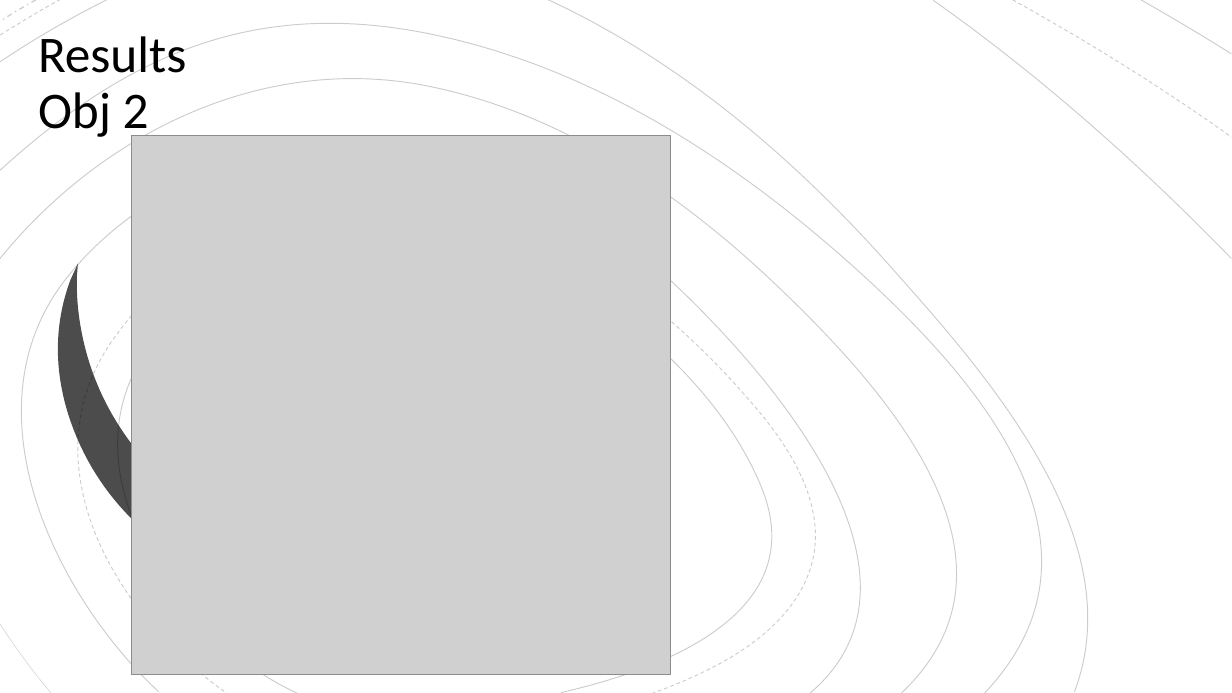
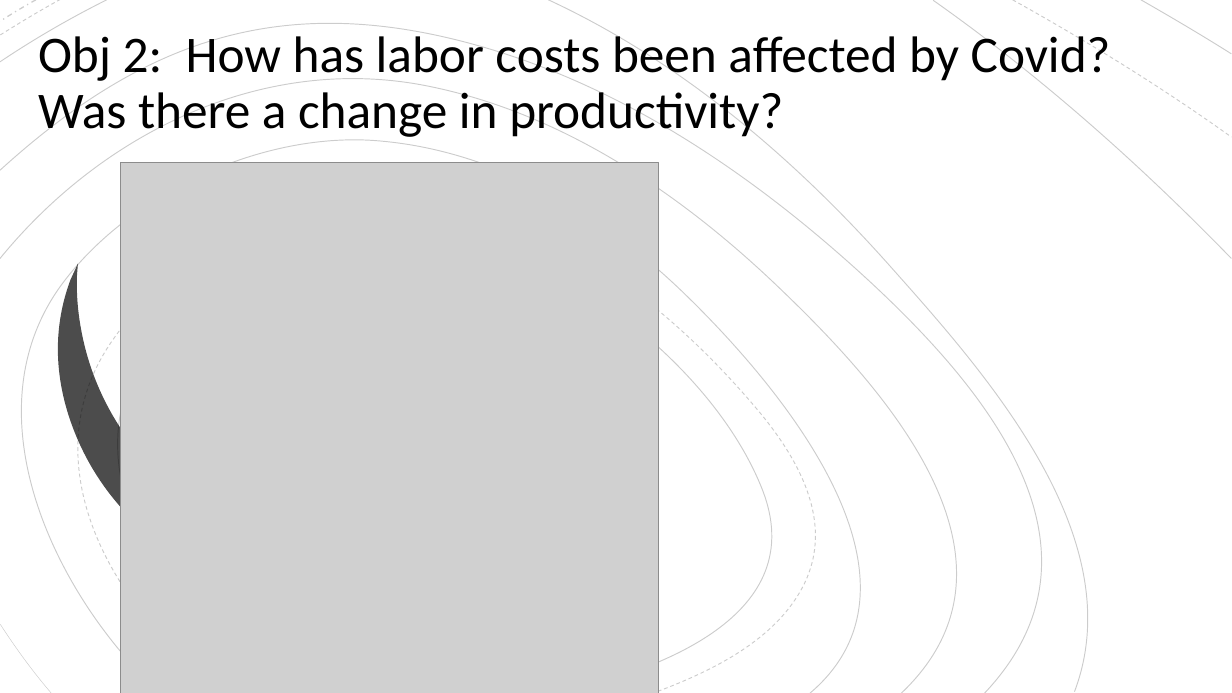
Before and after one commit to East-Coast-Collaboration/Final-Project, a slide deck: slide 7 of Presentation.pptx. Drawn at 1232x693 pixels with LibreOffice and Linux fonts; fonts in the diff are those of the drawing; grey boxes stand for pictures. Boxes give left, top, right and bottom in pixels: in the first picture for what was removed or moved away, otherwise in the second. Text is boxed around its words. In the diff, an @@ line names an element or a change of style, - is before the commit and + after.

Commit message:
Working on presentation

```diff
--- a/Presentation.pptx
+++ b/Presentation.pptx
@@ title at <box>38,30,1111,140</box>: text changed @@
-Results
-Obj 2
+Obj 2: How has labor costs been affected by Covid? Was there a change in productivity?
@@ picture: place and size @@
-picture at <box>132,136,671,675</box>
+picture at <box>120,163,659,693</box>
```
Also in this commit, not shown: 2 other slides changed, 2 other files.
